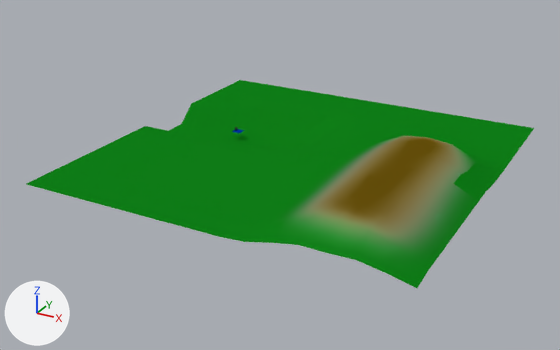
The Blender file Szene/Shot_1.blend: old version first, new version second.
Both versions are drawn from a camera (50 mm lens) standing at (255.0, -500.0, 228.0) and looking at (-27.0, 14.0, -29.0). Lighting does not change. The marker at lower left points along +X, +Y and +Z.

Objects in the first picture: 'Landschaft'.
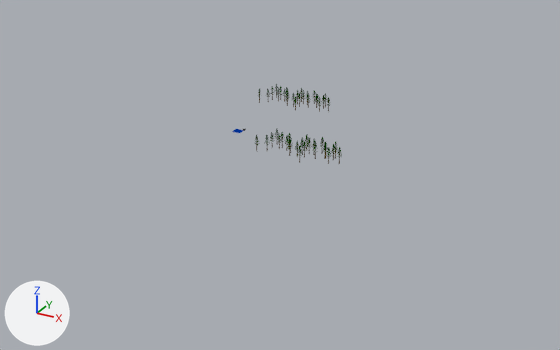
Changed parts and their boxes (x1, y1, x2, y2) in the pictures (560 x 350 px):
'Landschaft', deleted
    before: (26, 80, 534, 288)
'Wald.002', added
    after: (255, 129, 342, 164)
'Wald', added
    after: (258, 84, 331, 111)

Diff of the bpy script that builds the scene:
```diff
--- a/Szene/Shot_1.blend.py
+++ b/Szene/Shot_1.blend.py
@@ me_plane_001 @@
+me_plane_001.from_pydata(...)  # 25 vertices, 16 faces; spans x -1.26..1.26, y -2.0..1.0, z 0.0
@@ col_landschaft @@
 col_landschaft = bpy.data.collections.new('Landschaft')
-col_landschaft.objects.link(ob_plane_001)
@@ ob_plane_001 @@
-ob_plane_001 = bpy.data.objects.new('Plane.001', me_plane_003)
-ob_plane_001.location = (0.0, 0.0, 0.1)
-ob_plane_001.scale = (146.0, 146.0, 18.2)
@@ ob_wald @@
+ob_wald = bpy.data.objects.new('Wald', me_plane_001)
+ob_wald.location = (-121.8, 223.8, -2.6)
+ob_wald.scale = (26.7, 8.08, 8.08)
+ob_wald.show_instancer_for_render = False
+ob_wald.instance_type = 'VERTS'
@@ ob_wald_002 @@
+ob_wald_002 = bpy.data.objects.new('Wald.002', me_plane_001.copy())
+ob_wald_002.location = (-16.0, -44.6, -1.0)
+ob_wald_002.scale = (26.7, 8.08, 8.08)
+ob_wald_002.show_instancer_for_render = False
+ob_wald_002.instance_type = 'VERTS'
```
